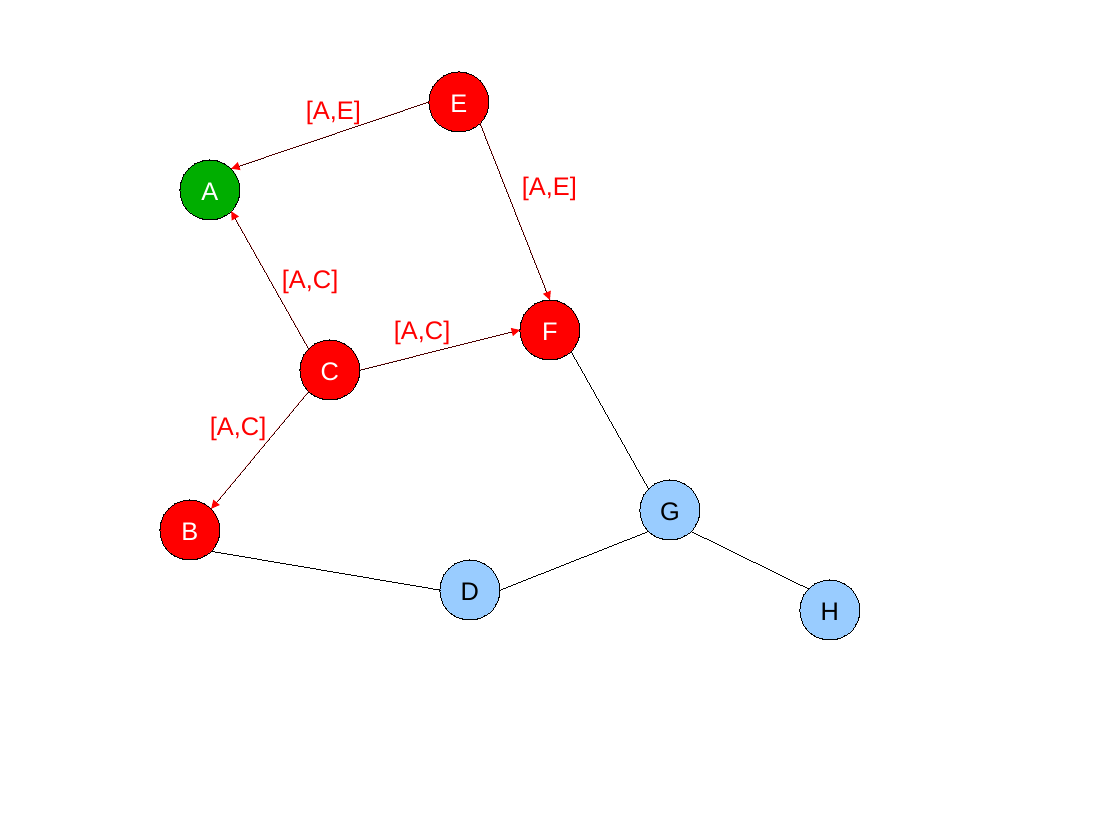
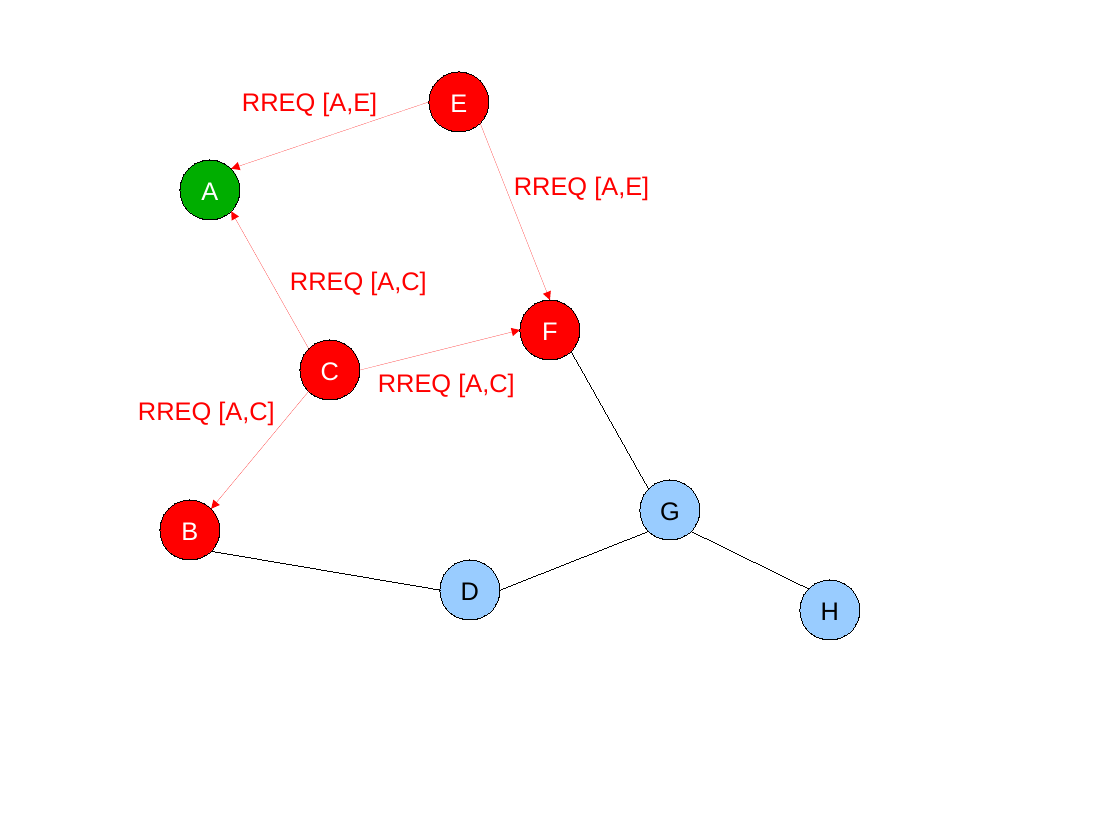
Before and after one commit to lbarbisan/adhoc, a slide deck: slide 4 of work/dsr/dsr_routage.odp. Drawn at 1120x840 pixels with LibreOffice and Linux fonts; fonts in the diff are those of the drawing. Boxes give left, top, right and bottom in pixels: in the first picture for what was removed or moved away, otherwise in the second. Text is boxed around its words. In the diff, an @@ line names an element or a change of style, - is before the commit and + after.

```diff
--- a/work/dsr/dsr_routage.odp
+++ b/work/dsr/dsr_routage.odp
@@ line removed from (232, 169) to (429, 102) @@
@@ text at [242,92,377,117]: text changed @@
-[A,E]
+RREQ [A,E]
@@ line removed from (481, 123) to (550, 300) @@
@@ text at [514,176,649,201]: text changed @@
-[A,E]
+RREQ [A,E]
@@ line removed from (309, 349) to (232, 211) @@
@@ text at [290,271,426,295]: text changed @@
-[A,C]
+RREQ [A,C]
@@ line removed from (360, 370) to (520, 330) @@
@@ text at [378,373,514,397]: text changed @@
-[A,C]
+RREQ [A,C]
@@ text at [138,401,274,425]: text changed @@
-[A,C]
+RREQ [A,C]
@@ line removed from (211, 509) to (309, 391) @@
```
Also in this commit, not shown: 4 other slides changed, 5 slides added.
